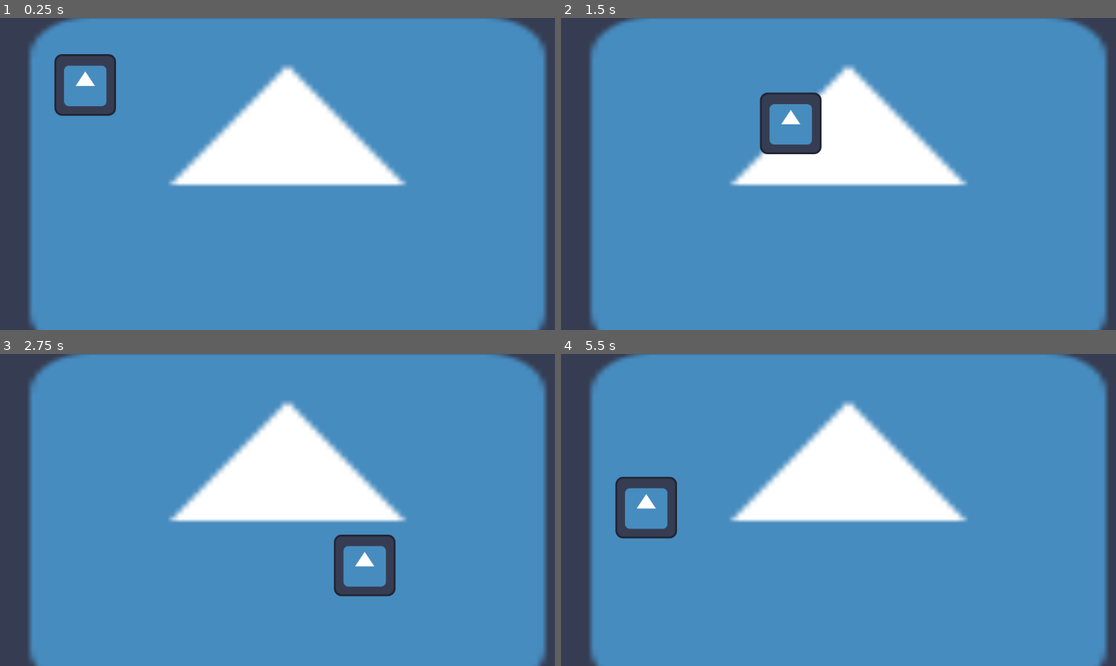
Above: before the commit, frames 1-4 (two rows, left to right).
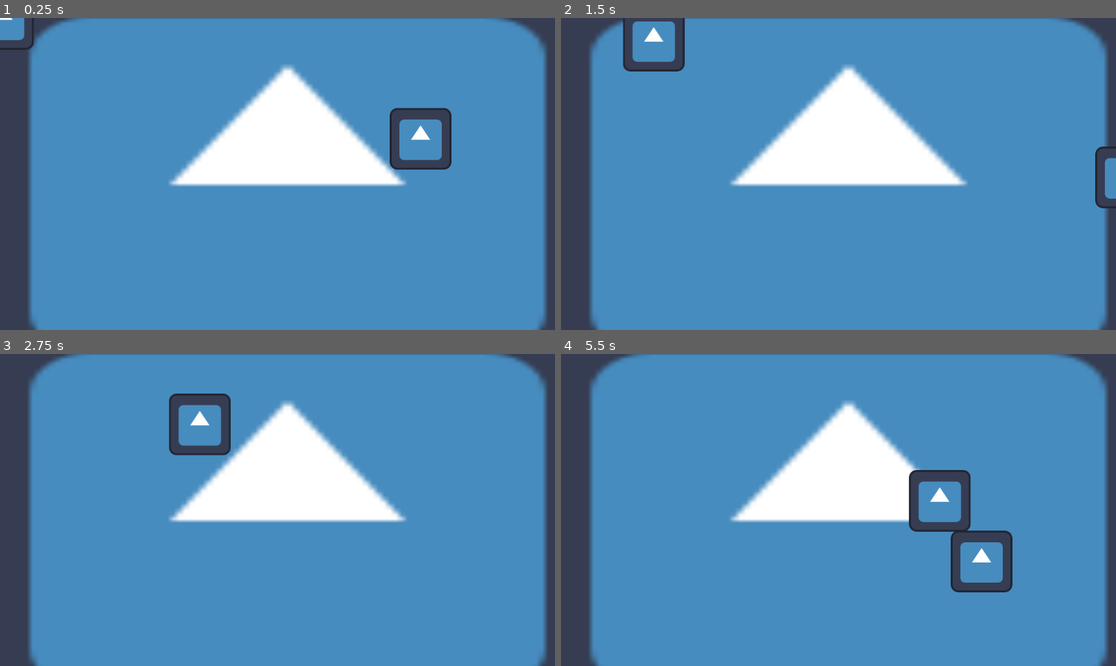
Above: after the commit, the same moments.

Repository: sstrac/shadow_hunters
Game: Godot game, scene res://Scenes/ExampleLevel.tscn
Two runs of this game, one before a commit and one after it. Both use one fixed random seed, a clock stepped at 60 frames per second and the inputs below. The engine's default icon, where the game draws it, is replaced by a stand-in: a white triangle on a blue panel in a dark square.
Inputs:
- Up to frame 1 (0.25 s): no input
- Up to frame 2 (1.5 s): tap Enter at 0.5 s; hold D (right) 0.53-1.28 s; hold Down (down) from 1.28 s (still down)
- Up to frame 3 (2.75 s): release Down (down) at 2.03 s; hold D (right) from 2.03 s (still down)
- Up to frame 4 (5.5 s): release D (right) at 2.78 s; hold Up (up) 2.78-3.53 s; hold A (left) 3.53-5.03 s; hold Down (down) from 5.03 s (still down)

The runs differ from the first frame. In frame 1, 3.0% of the frame differs, in the area x 0-82%, y 0-49%; in frame 2, 3.5%; in frame 3, 2.6%; in frame 4, 4.5%, in the area x 9-82%, y 37-77%.

Commit message:
Created a new enemy scene with a rough movement script to follow the player.

Diff:
--- /dev/null
+++ b/Scenes/Enemy.tscn
@@ -0,0 +1,16 @@
+[gd_scene load_steps=4 format=3 uid="uid://bu233gff1gn8a"]
+
+[ext_resource type="Script" uid="uid://b3uwjqf6n6cf7" path="res://Scripts/enemy_movement.gd" id="1_kpr8r"]
+[ext_resource type="PackedScene" uid="uid://b48yl0nf8wdqo" path="res://Scenes/HealthComponent.tscn" id="1_m1htj"]
+[ext_resource type="Texture2D" uid="uid://c71b2sf1a5g51" path="res://Assets/icon.svg" id="2_wovta"]
+
+[node name="Enemy" type="Node2D"]
+script = ExtResource("1_kpr8r")
+
+[node name="HealthComponent" parent="." instance=ExtResource("1_m1htj")]
+
+[node name="RigidBody2D" type="RigidBody2D" parent="."]
+gravity_scale = 0.0
+
+[node name="Sprite2D" type="Sprite2D" parent="RigidBody2D"]
+texture = ExtResource("2_wovta")
--- a/Scenes/ExampleLevel.tscn
+++ b/Scenes/ExampleLevel.tscn
@@ -1,14 +1,19 @@
-[gd_scene load_steps=3 format=3 uid="uid://c5qfkdm3k1bty"]
+[gd_scene load_steps=4 format=3 uid="uid://c5qfkdm3k1bty"]
 
 [ext_resource type="Texture2D" uid="uid://c71b2sf1a5g51" path="res://Assets/icon.svg" id="1_g6ypt"]
-[ext_resource type="PackedScene" uid="uid://c7ee0gx0wiege" path="res://Scenes/Player.tscn" id="2_8ysdc"]
+[ext_resource type="PackedScene" uid="uid://rgcace126kog" path="res://Scenes/PlayerCharacter.tscn" id="3_buwwh"]
+[ext_resource type="PackedScene" uid="uid://bu233gff1gn8a" path="res://Scenes/Enemy.tscn" id="3_gl4sr"]
 
 [node name="ExampleLevel" type="Node2D"]
 
-[node name="Sprite2D" type="Sprite2D" parent="."]
+[node name="Level" type="Sprite2D" parent="."]
 position = Vector2(597.00006, 330)
 scale = Vector2(12.15625, 8.2734375)
 texture = ExtResource("1_g6ypt")
 
-[node name="Player" parent="." instance=ExtResource("2_8ysdc")]
-position = Vector2(177, 139)
+[node name="PlayerCharacter" parent="." instance=ExtResource("3_buwwh")]
+position = Vector2(873, 251)
+
+[node name="Enemy" parent="." node_paths=PackedStringArray("player_body") instance=ExtResource("3_gl4sr")]
+player_body = NodePath("../PlayerCharacter")
+speed = 195
--- /dev/null
+++ b/Scenes/PlayerCharacter.tscn
@@ -0,0 +1,19 @@
+[gd_scene load_steps=5 format=3 uid="uid://rgcace126kog"]
+
+[ext_resource type="Script" uid="uid://b6ifas55npdx1" path="res://Scripts/player_character_body_2d.gd" id="1_2getf"]
+[ext_resource type="PackedScene" uid="uid://b48yl0nf8wdqo" path="res://Scenes/HealthComponent.tscn" id="1_5gnj7"]
+[ext_resource type="Texture2D" uid="uid://c71b2sf1a5g51" path="res://Assets/icon.svg" id="2_2getf"]
+
+[sub_resource type="RectangleShape2D" id="RectangleShape2D_mdaju"]
+size = Vector2(128, 128)
+
+[node name="PlayerCharacter" type="CharacterBody2D"]
+script = ExtResource("1_2getf")
+
+[node name="HealthComponent" parent="." instance=ExtResource("1_5gnj7")]
+
+[node name="Sprite2D" type="Sprite2D" parent="."]
+texture = ExtResource("2_2getf")
+
+[node name="CollisionShape2D" type="CollisionShape2D" parent="."]
+shape = SubResource("RectangleShape2D_mdaju")
--- /dev/null
+++ b/Scenes/PlayerMovementComponent.tscn
@@ -0,0 +1,3 @@
+[gd_scene format=3 uid="uid://dyhnhcestc66s"]
+
+[node name="PlayerMovementComponent" type="CharacterBody2D"]
--- /dev/null
+++ b/Scripts/enemy_movement.gd
@@ -0,0 +1,12 @@
+extends Node2D
+@export var player_body : Node
+@export var speed : int
+
+func _physics_process(delta: float):
+	get_direction_to_player(delta)
+
+
+func get_direction_to_player(delta: float):
+	var direction = (player_body.position - position).normalized()
+	position += direction * speed * delta
+	print(position)
--- a/Scripts/health_component.gd
+++ b/Scripts/health_component.gd
@@ -2,7 +2,6 @@
 
 var maximum_health : int = 100
 var current_health : int = 100
-@export var example : Node
 signal has_died
 
 func _ready():
Not shown, added: Scripts/enemy_movement.gd.uid
